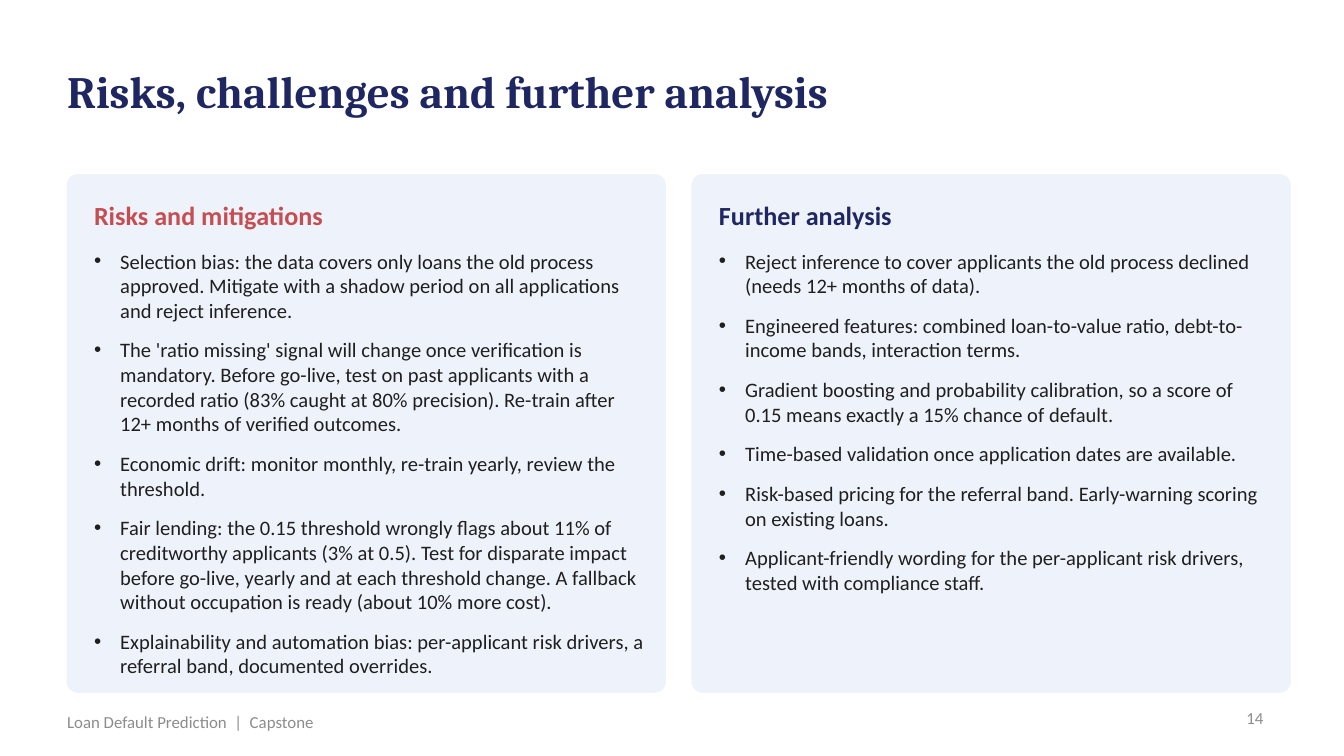
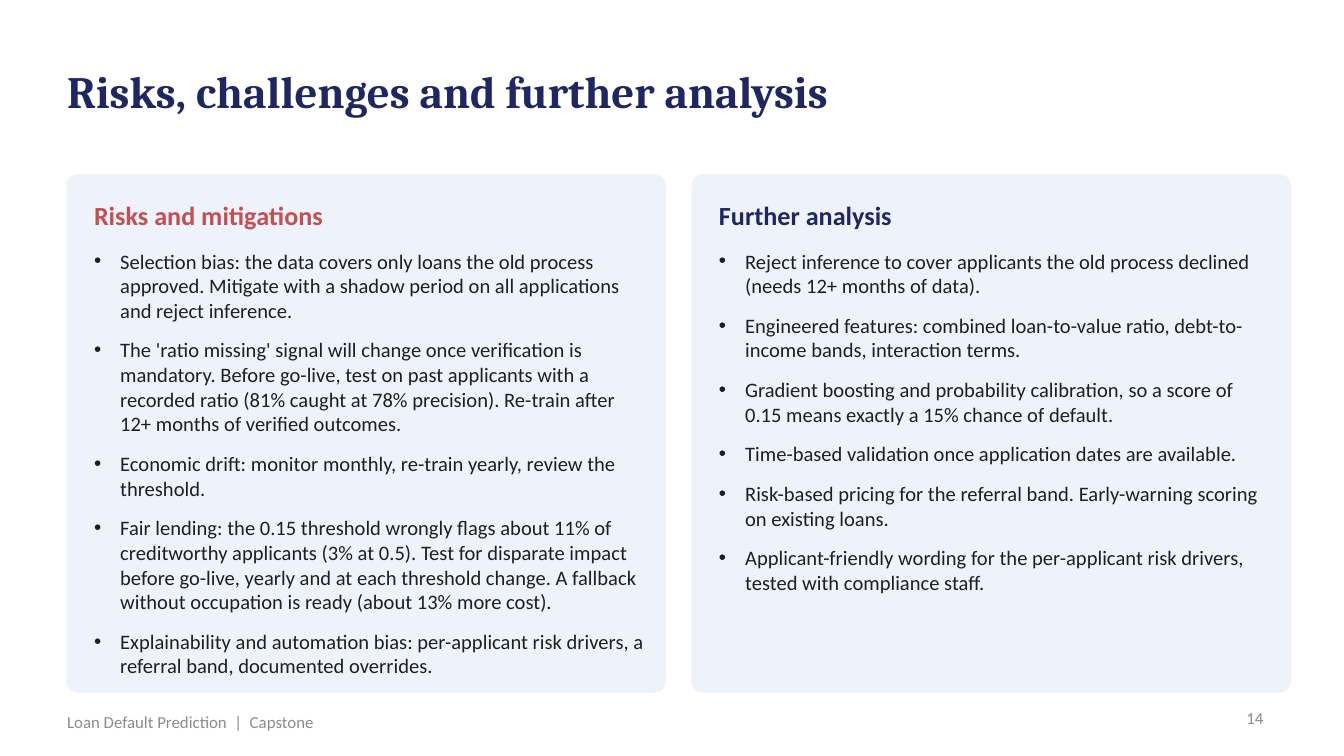
Before and after one commit to shubham1891/Personal-code, a slide deck: slide 14 of presentation/Loan_Default_Prediction_Presentation.pptx. Drawn at 1344x756 pixels with LibreOffice and Linux fonts; fonts in the diff are those of the drawing. Boxes give left, top, right and bottom in pixels: in the first picture for what was removed or moved away, otherwise in the second. Text is boxed around its words. In the diff, an @@ line names an element or a change of style, - is before the commit and + after.

```diff
--- a/presentation/Loan_Default_Prediction_Presentation.pptx
+++ b/presentation/Loan_Default_Prediction_Presentation.pptx
@@ text at [120,342,615,431]: text changed @@
-• The 'ratio missing' signal will change once verification is mandatory. Before go-live, test on past applicants with a recorded ratio (83% caught at 80% precision). Re-train after 12+ months of verified outcomes.
+• The 'ratio missing' signal will change once verification is mandatory. Before go-live, test on past applicants with a recorded ratio (81% caught at 78% precision). Re-train after 12+ months of verified outcomes.
@@ text at [120,520,636,613]: text changed @@
-• Fair lending: the 0.15 threshold wrongly flags about 11% of creditworthy applicants (3% at 0.5). Test for disparate impact before go-live, yearly and at each threshold change. A fallback without occupation is ready (about 10% more cost).
+• Fair lending: the 0.15 threshold wrongly flags about 11% of creditworthy applicants (3% at 0.5). Test for disparate impact before go-live, yearly and at each threshold change. A fallback without occupation is ready (about 13% more cost).
```
Also in this commit, not shown: 12 other slides changed, 15 other files.
